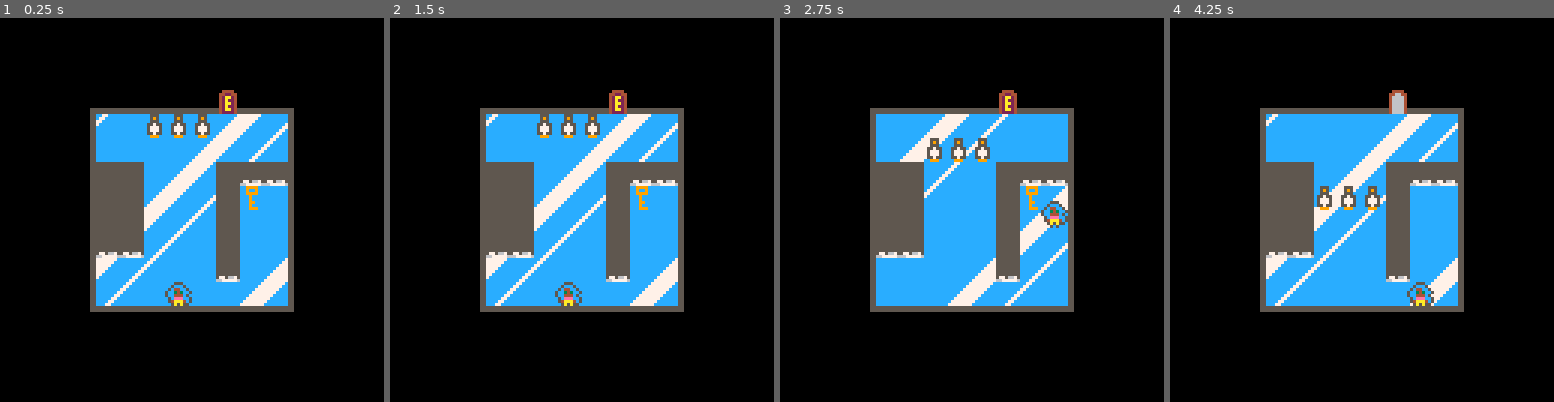
Above: before the commit, frames 1-4 (left to right).
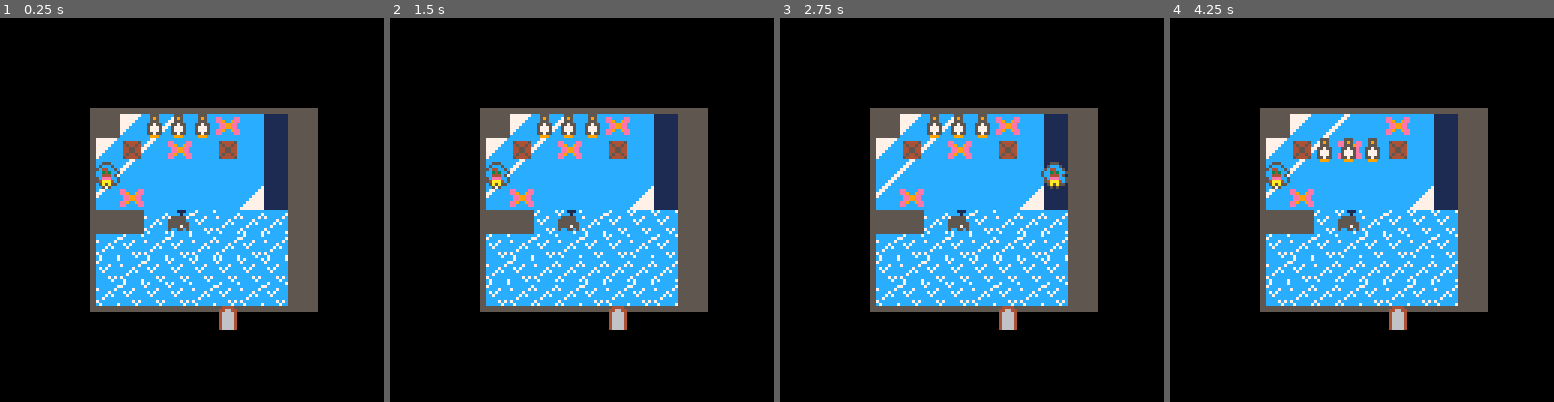
Above: after the commit, the same moments.

Repository: avalkyrie/zoo-game
Game: PICO-8 cartridge zoo.p8
Same seed, same stepped clock (60 frames per second), same inputs: the game is played once before the commit and once after it.
Inputs:
- Up to frame 1 (0.25 s): no input
- Up to frame 2 (1.5 s): tap X (X key) at 0.33, 1.07 s; tap O (Z key) at 0.7 s
- Up to frame 3 (2.75 s): hold Right 1.6-2.1 s; tap O (Z key) at 1.7, 2.1, 2.5 s; tap X (X key) at 1.85 s; hold Up 2.15-2.42 s; hold Right from 2.47 s (still down)
- Up to frame 4 (4.25 s): tap O (Z key) every 0.4 s from 2.9 to 4.1 s; tap X (X key) at 2.97, 4.08 s; release Right at 3.03 s; hold Left 3.08-3.58 s; hold Down 3.63-3.97 s; hold Right from 4.02 s (still down)

The runs differ from the first frame. In frame 1, 16% of the frame differs, in the area x 25-83%, y 18-82%; in frame 2, 16%; in frame 3, 16%; in frame 4, 17%.

Commit message:
Add block pushing mechanics for all current interactions. Cases include: push on ground, push into water, push into wall/animal/block, push across ice, slide into block on ice, push into water, push into block in water, push into item.

Diff:
--- a/zoo.p8
+++ b/zoo.p8
@@ -3,7 +3,7 @@
 __lua__
 
 -- game state
-state={menu=1,lvl=1}
+state={menu=1,lvl=2}
 paused=0
 
 maprect = {} -- x, y, width, height, xdrawoffset, ydrawoffset
@@ -21,18 +21,19 @@
 	death = 72,
 
 	block = 58,
+	wblock = 60,
 
 	cexit = 51,
 	oexit = 52,
 
 	key = 48,
 	tank = 49,
-	bow=50,
+	bow = 50,
 
 	rpenguin = 80,
 	dpenguin = 81,
 	upenguin = 82,
-	whale=105,
+	whale = 105,
 
 	jelly1 = 84,
 	jelly2 = 85,
@@ -98,9 +99,12 @@
 
 function _init()
 
+	reload(0x2000, 0x2000, 0x1000) -- reload map tiles
+
 	player.sdx = 0 -- slide direction
 	player.sdy = 0
 	player.sframe = 0 -- frame of a slide animation
+	player.sblock = false -- true if sliding block in front of player
 	player.buff = 0 -- buffered key input
 	player.animaldelay = 0 -- slight delay after movement before animals move
 	player.sprite = index.player
@@ -138,7 +142,7 @@
 		animals[5][1] = index.dpenguin
 	elseif(state.lvl==2) then
 		-- ice 2
-		maprect = {8, 0, 8, 8, 4, 4}
+		maprect = {8, 0, 9, 8, 4, 4}
         player.x = 1
         player.y = 3
 		exit.x = 6
@@ -212,6 +216,7 @@
 	local dx = 0
 	local dy = 0
 
+	-- delay slightly after player death
 	if (player.delay > 0) then
 		player.delay -= 1
 		return
@@ -242,7 +247,7 @@
 		end
 	end
 
-	-- try to move the player in the specified direction until they cannot
+	-- player is sliding on ice, so update animation until we stop
 	if (player.sdx != 0 or player.sdy != 0) then
 
 		-- update pos every n frames
@@ -250,29 +255,23 @@
 			player.sframe += 1
 		end
 
-		-- advance the player's location a full step
+		-- advance player one full grid unit and check if we can continue sliding
 		if (player.sframe > gridsize) then
 			player.sframe = 0
-
 			player.x += player.sdx
 			player.y += player.sdy
 
-			dx = player.sdx
-			dy = player.sdy
-
-			-- start a new slide or end sliding and let animals move
-			if (canmove(dx,dy)) then
-				if (startslide(dx,dy) == false) then
-					endslide()
-				end
-			else
-				endslide()
+			-- stop sliding if we were unable to move
+			if (moveplayer(player.sdx,player.sdy) == false) then
+				player.sdx = 0
+				player.sdy = 0
+				player.animaldelay = 10
 			end
 		end
 	else
-		-- normal movement
-
+		-- normal player movement
 		if (b == 0) b = player.buff
+		player.buff = 0
 
 		if (band(b, 0x1) > 0) then
 			dx=-1
@@ -284,16 +283,22 @@
 			dy=1
 		end
 
-		player.buff = 0
-
-		-- do a regular movement if we can
-		if (canmove(dx, dy)) then
+		if (moveplayer(dx,dy)) then
 			steps+=1
 
-			if (startslide(dx, dy) == false) then
-				player.x += dx
-				player.y += dy
+			if (player.sdx == 0 and player.sdy == 0) then
+				-- didn't start sliding
 				player.animaldelay = 10
+			end
+		end
+	end
+
+	-- update any tiles
+	for i=1,maprect[3] do
+		for j=1,maprect[4] do
+			if (blocks[i][j] and band(fget(mgetspr(i,j)), fwater) > 0) then
+				blocks[i][j] = nil
+				msetspr(index.wblock,i,j)
 			end
 		end
 	end
@@ -370,8 +375,13 @@
 	end
 
 	-- draw player
-	drawoutline(player.sprite, (player.x + maprect[5] - 1)*gridsize + player.sdx*player.sframe, (player.y + maprect[6] - 1)*gridsize + player.sdy*player.sframe)
-	spr(player.sprite, (player.x + maprect[5] - 1)*gridsize + player.sdx*player.sframe, (player.y + maprect[6] - 1)*gridsize + player.sdy*player.sframe)
+	local pox = (player.x + maprect[5] - 1)*gridsize + player.sdx*player.sframe
+	local poy = (player.y + maprect[6] - 1)*gridsize + player.sdy*player.sframe
+	drawoutline(player.sprite, pox, poy)
+	spr(player.sprite, pox, poy)
+
+	-- draw block pushed by player one square ahead of the player
+	if (player.sblock) spr(index.block, pox+gridsize*player.sdx, poy+gridsize*player.sdy)
 
 	-- ui
 	if (blkmsg != nil and blkmsg != 0) then
@@ -463,6 +473,11 @@
 	if (x < 1 or x > maprect[3] or y < 1 or y > maprect[4]) return nil
 
 	return mget(x + maprect[1] - 1, y + maprect[2] - 1)
+end
+
+function msetspr(s, x, y)
+	if (x < 1 or x > maprect[3] or y < 1 or y > maprect[4]) return
+	mset(x+maprect[1]-1,y+maprect[2]-1,s)
 end
 
 function moveanimals()
@@ -564,12 +579,9 @@
 	end
 end
 
-
-function blockingsprite(x, y)
-	if (x <= 0 or y <= 0) return nil
-
-	if (animals[x][y]) return true
-	if (blocks[x][y]) return true
+function ispushablebiganimal(x, y)
+	local a = animals[x][y]
+	if (a==index.fturtle or a==index.flturtle or a==index.bturtle or a==index.blturtle) return true
 	return false
 end
 
@@ -598,33 +610,13 @@
 	local s = mgetspr(x, y)
 	local flags = fget(s)
 
-	if (blockingsprite(x, y)) return false
+	if (animals[x][y]) return false
+	if (blocks[x][y]) return false
 	if (player.x == x and player.y == y) return false
 	if (band(flags, fwater) > 0) return false
 	if (band(flags, fwalkable) > 0) return true
 
 	return false
-end
-
--- start player slide and return true if slide was started
-function startslide(dx, dy)
-	if (dx == 0 and dy == 0) return false
-
-	if (band(fget(mgetspr(player.x + dx, player.y + dy)), fice) > 0) then
-		player.sdx = dx
-		player.sdy = dy
-
-		return true
-	end
-
-	return false
-end
-
--- end sliding animations and let animals move
-function endslide()
-	player.sdx = 0
-	player.sdy = 0
-	player.animaldelay = 10
 end
 
 function checkanimalattack()
@@ -653,7 +645,7 @@
 end
 
 function killplayer()
-	blkmsg = "death"
+	--blkmsg = "death"
 	player.delay = 60
 	player.sprite = index.death
 	player.delayfunc = _init
@@ -665,29 +657,119 @@
 	return false
 end
 
+-- check if transitioning between these two blocks is a slide movement
+function moveisslide(x, y, dx, dy)
+	if (band(fget(mgetspr(x, y)), fice) > 0 or band(fget(mgetspr(x+dx, y+dy)), fice) > 0) return true
+	return false
+end
+
+function isblock(x, y)
+	if (x <= 0 or y <= 0) return false
+	if (blocks[x][y]) return true
+	return false
+end
+
+function canpushblockto(x, y, flags)
+	if (x <= 0 or y <= 0) return false
+
+	if (animals[x][y]) return false
+	if (blocks[x][y]) return false
+	if (band(flags, fwalkable) > 0) return true
+	if (band(flags, fwater) > 0) return true
+	if (band(flags, fice) > 0) return true
+	return false
+end
+
+function canwalkto(x, y, flags)
+	if (x <= 0 or y <= 0) return false
+
+	if (animals[x][y]) return false
+	if (blocks[x][y]) return true
+	if (band(flags, fwalkable) > 0) return true
+	if (band(flags, fwater) > 0) return true
+	if (band(flags, fice) > 0) return true
+	return false
+end
+
 -- return true if the player can move to the adjacent block
-function canmove(dx, dy)
+function moveplayer(dx, dy)
 	if (dx == 0 and dy == 0) return false
 
 	local x = player.x + dx
 	local y = player.y + dy
 	local nx = x + dx
 	local ny = y + dy
-
 	local s = mgetspr(x, y)
-	local sn = mgetspr(nx, ny)
+	local ns = mgetspr(nx, ny)
 	local flags = fget(s)
-	local nflags = fget(sn)
-
-	if (blockingsprite(x, y)) return false
-	if (band(flags, fwalkable) > 0) return true
-	if (band(flags, fwater) > 0) return true
-	if (band(flags, fice) > 0) return true
-	if (x == exit.x and y == exit.y and exit.sprite == index.oexit) return true
+	local nflags = fget(ns)
+
+
+	-- handle normally out of bounds exit tiles (may have 0-index)
+	if (x == exit.x and y == exit.y and exit.sprite == index.oexit and player.sblock == false) then
+		player.x = x
+		player.y = y
+		return true
+	end
+
+	if (x <= 0 or y <= 0) return false
+
+	-- try to continue sliding a block
+	if (player.sblock) then
+		-- drop block in water
+		if (band(flags, fwater) > 0) then
+			msetspr(index.wblock,x,y)
+			player.sblock = false
+			return false
+		end
+
+		-- continue pushing unless we already pushed it onto non-ice
+		if (band(flags, fice) > 0 and canpushblockto(nx, ny, nflags)) return true
+
+		-- stop pushing here
+		blocks[x][y] = index.block
+		player.sblock = false
+		return false
+	end
+
+	-- try to move by pushing or sliding a block
+	if (isblock(x, y)) then
+		if (player.sdx != 0 or player.sdy != 0) then
+			-- if sliding, hitting a block stops the player
+			return false
+		end
+
+		if (canpushblockto(nx, ny, nflags)) then
+			if (moveisslide(x, y, dx, dy)) then
+				blocks[x][y] = nil
+				player.sblock = true
+			else
+				blocks[nx][ny] = blocks[x][y]
+				blocks[x][y] = nil
+			end
+		else
+			return false
+		end
+	end
+
+	-- if we are sliding and not currently on ice, stop moving
+	if ((player.sdx > 0 or player.sdy > 0) and band(fget(mgetspr(player.x,player.y)), fice) == 0) return false
+
+	-- normal slide or walk
+	if (canwalkto(x, y, flags)) then
+		if (moveisslide(player.x, player.y, dx, dy)) then
+			player.sdx = dx
+			player.sdy = dy
+		else
+			player.x += dx
+			player.y += dy
+		end
+
+		return true
+	end
 
 	return false
 end
-
 
 __gfx__
 00000000ccccccccc7ccccc744444449000000000000000000000000000000000000000000000000000000000000000000000000000000000000000000000000
@@ -714,14 +796,14 @@
 cccccccccc77777777ccccccccccc77ccccccccc0000000000000000000000000000000011111111131113111411111155555555555555550000000000000000
 ccccccccc77777777ccccccccccc77cccccccccc0000000000000000000000000000000011111111113131111141141157756675555555550000000000000000
 cccccccc77777777ccccccccccc77ccccccccccc0000000000000000000000000000000011111111111111111111111166777776555555550000000000000000
-00999900000550000000000000444400004444000000000000000000000000000000000000000000000000000000000000000000000000000000000000000000
-0090090000555500ee0000ee044224400446644000000000000000000ee00ee00ee0ee0000000000054444500000000000000000000000000000000000000000
-0099990000aaaaa0ee9009ee042aa240046666400000000000000000e88ee88ee88e88e000000000045445400544445000000000000000000000000000000000
-000900000055550a0ee99ee0042a2240046666400000000000000000e888888ee88888e000000000044554400454454000000000000000000000000000000000
-000900000055550a0ee99ee0042aa240046666400000000000000000e888888e0e888e0000000000044554400445544000000000000000000000000000000000
-0009900000aaaa0aee9009ee042a22400466664000000000000000000e8888e000e8e00000000000045445400445544000000000000000000000000000000000
-00090000005555a0ee0000ee042aa24004666640000000000000000000e88e00000e000000000000054444500454454000000000000000000000000000000000
-00099900005555000000000004222240046666400000000000000000000ee0000000000000000000000000000544445000000000000000000000000000000000
+009999000005500000000000004444000044440000000000000000000000000000000000000000000000000000000000cccccccc000000000000000000000000
+0090090000555500ee0000ee044224400446644000000000000000000ee00ee00ee0ee00000000000544445000000000c544445c000000000000000000000000
+0099990000aaaaa0ee9009ee042aa240046666400000000000000000e88ee88ee88e88e0000000000454454005444450c454454c000000000000000000000000
+000900000055550a0ee99ee0042a2240046666400000000000000000e888888ee88888e0000000000445544004544540c445544c000000000000000000000000
+000900000055550a0ee99ee0042aa240046666400000000000000000e888888e0e888e00000000000445544004455440c445544c000000000000000000000000
+0009900000aaaa0aee9009ee042a22400466664000000000000000000e8888e000e8e000000000000454454004455440c454454c000000000000000000000000
+00090000005555a0ee0000ee042aa24004666640000000000000000000e88e00000e0000000000000544445004544540c544445c000000000000000000000000
+00099900005555000000000004222240046666400000000000000000000ee00000000000000000000000000005444450cccccccc000000000000000000000000
 000000000000000000000000000000000000000000000000000000000000000000ccc00c00eeee00000000000000000000000000000000000000000000000000
 00ccc00000cccc000000000000000000000000000000000000000000000000000c666cc00eeefee0000000000000000000000000000000000000000000000000
 0c44cc000cc444c0000000000000000000000000000000000000000000000000c66666c00edffde0000000000000000000000000000000000000000000000000
@@ -811,15 +893,15 @@
 0000000000000000042aa24004000040000000000000000000000000000000000000000000000000000000000000000000000000000000000000000000000000
 00000000000000000422224004000040000000000000000000000000000000000000000000000000000000000000000000000000000000000000000000000000
 __gff__
-00434300000000000000000000000000008181010000000000000000000000000505050505000000000101010000000000000000010000000000000000000000002a8b18000000000000000000000000000000ef00000000000000000000000000ef000000000040400000000000000000000000000000000000000000000000
+00434300000000000000000000000000008181010000000000000000000000000505050505000000000101010000000000000000010000000000000001000000002a8b18000000000000000000000000000000ef00000000000000000000000000ef000000000040400000000000000000000000000000000000000000000000
 0000000000000000000000000000000000000000000000000000000000000000000000000000000000000000000000000000000000000000000000000000000000000000000000000000000000000000000000000000000000000000000000000000000100000000000000000000000000000000000000000000000000000000
 __map__
-20202020202020202d202020202020290a0a0a0a0a0a0a0a0a0a0a0a00000000000000000000000000000000000000000000000000000000000000000000000000000000000000000000000000000000000000000000000000000000000000000000000000000000000000000000000000000000000000000000000000000000
+20202020202020202d20202020202029000a0a0a0a0a0a0a0a0a0a0a00000000000000000000000000000000000000000000000000000000000000000000000000000000000000000000000000000000000000000000000000000000000000000000000000000000000000000000000000000000000000000000000000000000
 2020202020202020202020202020202900000000000a0a0a0a0a0a0a00000000000000000000000000000000000000000000000000000000000000000000000000000000000000000000000000000000000000000000000000000000000000000000000000000000000000000000000000000000000000000000000000000000
 2d2d2020202d2c2c202020202020202900000000000a0a000a0a0a0a0a0a0000000000000000000000000000000000000000000000000000000000000000000000000000000000000000000000000000000000000000000000000000000000000000000000000000000000000000000000000000000000000000000000000000
 2d2d2020202d2020202020202020202900000000000000000000000000000000000000000000000000000000000000000000000000000000000000000000000000000000000000000000000000000000000000000000000000000000000000000000000000000000000000000000000000000000000000000000000000000000
 2d2d2020202d20202d2d02020102020200000000000000000000000000000000000000000000000000000000000000000000000000000000000000000000000000000000000000000000000000000000000000000000000000000000000000000000000000000000000000000000000000000000000000000000000000000000
-2c2c2020202d202002010201020201020a0a0a0a0a0a00000000000000000000000000000000000000000000000000000000000000000000000000000000000000000000000000000000000000000000000000000000000000000000000000000000000000000000000000000000000000000000000000000000000000000000
+2c2c2020202d20200201020102020102000a0a0a0a0a00000000000000000000000000000000000000000000000000000000000000000000000000000000000000000000000000000000000000000000000000000000000000000000000000000000000000000000000000000000000000000000000000000000000000000000
 20202020202c2020010201010101010100000000000000000000000000000000000000000000000000000000000000000000000000000000000000000000000000000000000000000000000000000000000000000000000000000000000000000000000000000000000000000000000000000000000000000000000000000000
 202020202020202002010101020102010000000000000a0a0a0a0a0a00000000000000000000000000000000000000000000000000000000000000000000000000000000000000000000000000000000000000000000000000000000000000000000000000000000000000000000000000000000000000000000000000000000
 1014101412101014101014141410101012101012101010100000000000000000000000000000000000000000000000000000000000000000000000000000000000000000000000000000000000000000000000000000000000000000000000000000000000000000000000000000000000000000000000000000000000000000
